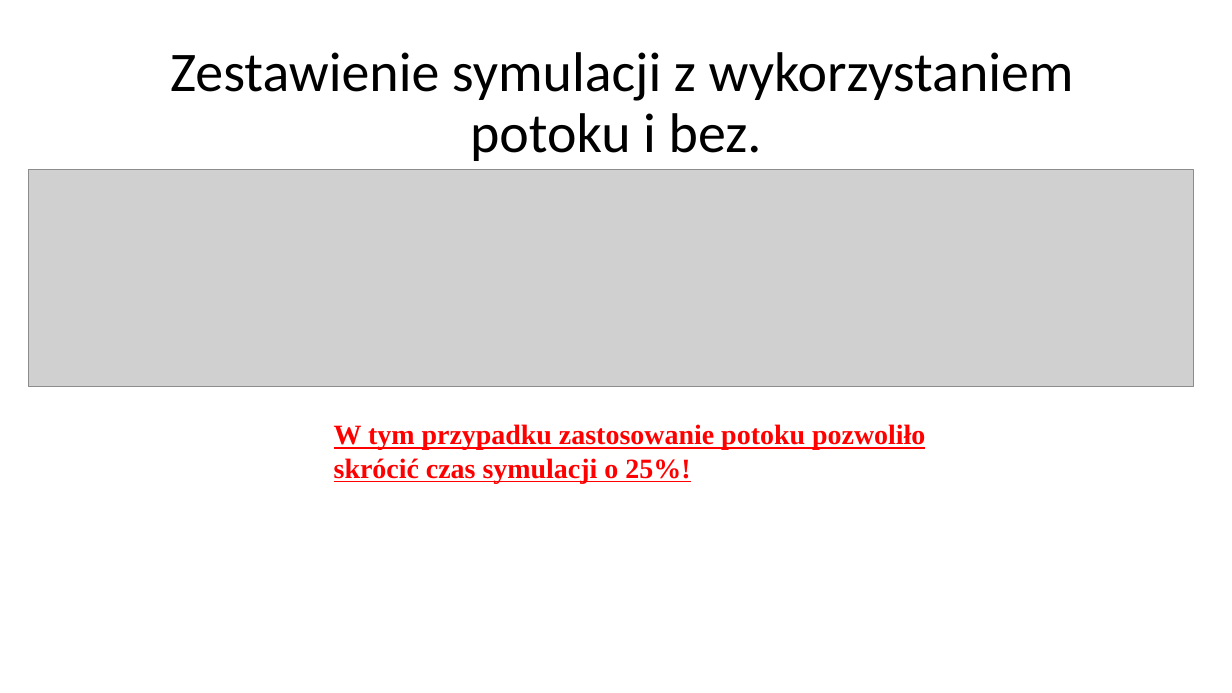
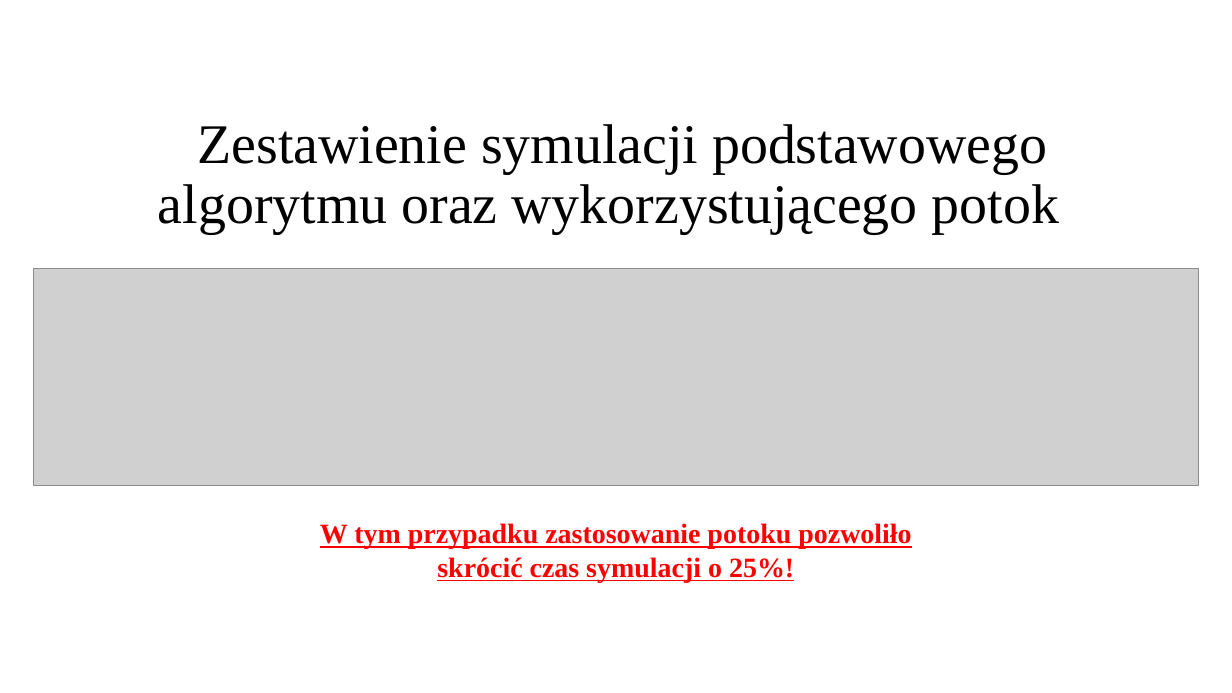
Before and after one commit to fraczpa22/SDUP_BWT_transformata, a slide deck: slide 6 of mpims_Paweł_Frączkiewicz.ppt. Drawn at 1232x693 pixels with LibreOffice and Linux fonts; fonts in the diff are those of the drawing; grey boxes stand for pictures; background and template pictures are left out. Boxes give left, top, right and bottom in pixels: in the first picture for what was removed or moved away, otherwise in the second. Text is boxed around its words. In the diff, an @@ line names an element or a change of style, - is before the commit and + after.

```diff
--- a/mpims_Paweł_Frączkiewicz.ppt
+++ b/mpims_Paweł_Frączkiewicz.ppt
@@ title removed at box(170, 52, 1074, 161) @@
-Zestawienie symulacji z wykorzystaniem potoku i bez.
@@ title added at box(158, 124, 1059, 234), 48 pt, text #000000 @@
+Zestawienie symulacji podstawowego algorytmu oraz wykorzystującego potok
@@ picture: place and size @@
-picture at box(29, 169, 1194, 386)
+picture at box(34, 268, 1199, 485)
@@ text "W tym przypadku zastosowanie potoku ...": place and size @@
-text "W tym przypadku zastosowanie potoku ..." at box(334, 424, 925, 483)
+text "W tym przypadku zastosowanie potoku ..." at box(320, 523, 911, 582)
@@ text "W tym przypadku zastosowanie potoku ..." at box(320, 523, 911, 582): alignment left to centre @@
```
Also in this commit, not shown: 7 other slides changed.
